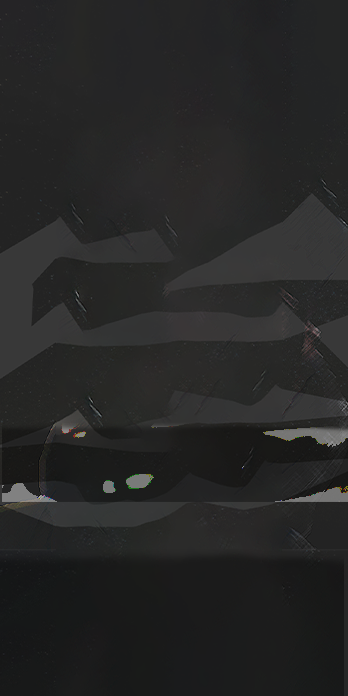
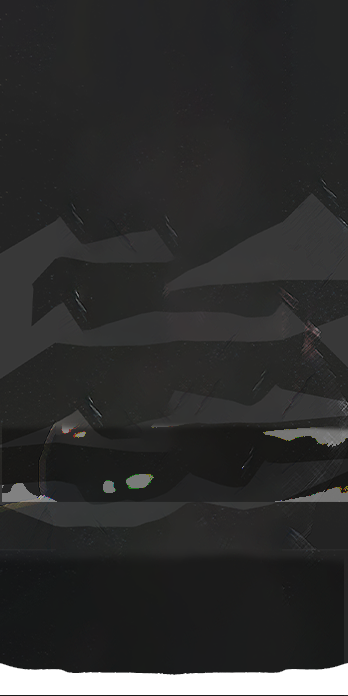
Comparing the layer stacks of the two 348×696 images. Changes:
added layer "Layer 6" above "v1" over [0, 663, 348, 695]
hid group "v1" (13 layers) over [0, 663, 348, 695]
